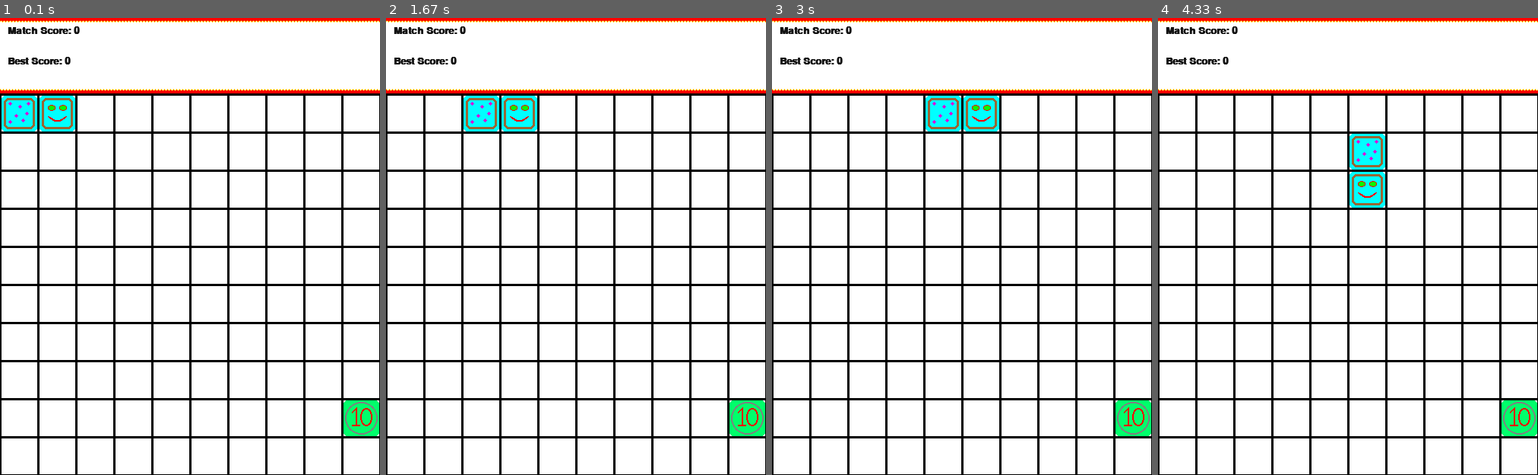
Above: before the commit, frames 1-4 (left to right).
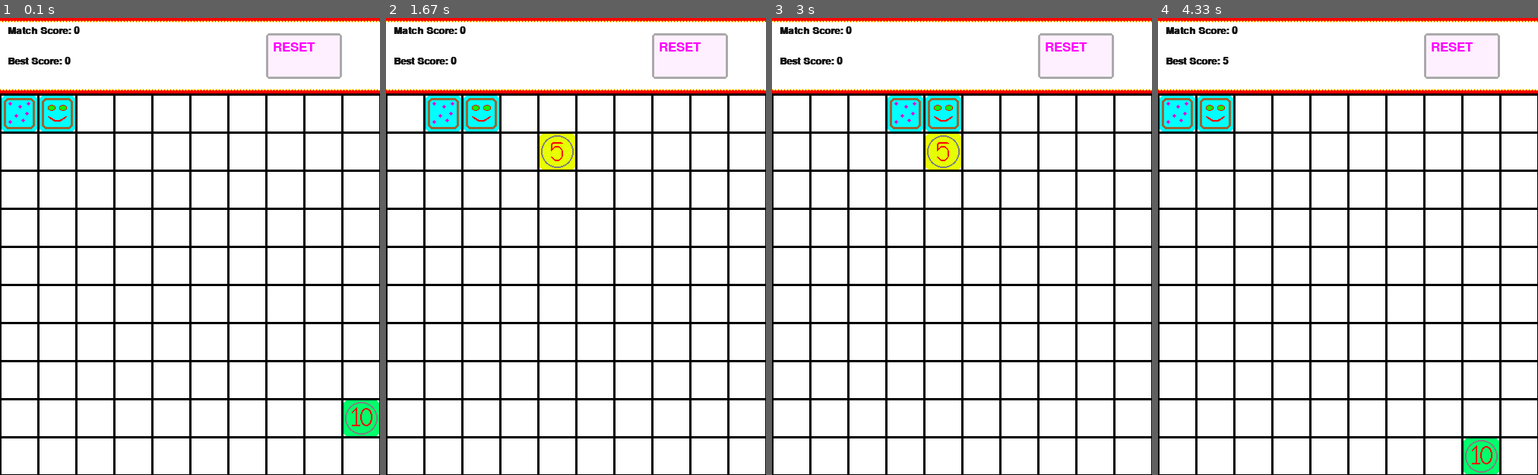
Above: after the commit, the same moments.

Repository: supernova-Z313/Snake_with_Pygame
Game: pygame game, started from warmup/main.py
The game is run twice, just before and just after one commit, with the same random seed, the same clock (stepped at 60 frames per second) and the same inputs.
Inputs (mouse positions are in pixels of both pictures, inside the frame that each line leads up to):
- Up to frame 1 (0.1 s): no input
- Up to frame 2 (1.67 s): click (690, 54) at 0.38 s, where only the run after the commit has a clickable "RESET"; click (690, 54) at 0.72 s, where only the run after the commit has a clickable "RESET"
- Up to frame 3 (3 s): no input
- Up to frame 4 (4.33 s): hold S 3.07-3.53 s; click (1462, 54) at 4.05 s, where only the run after the commit has a clickable "RESET"

The runs differ from the first frame. In frame 1, 0.4% of the frame differs, in the area x 70-90%, y 3-14%; in frame 2, 3.4%; in frame 3, 3.4%; in frame 4, 4.8%, in the area x 0-100%, y 3-100%.

Commit message:
alpha version

Diff:
--- a/warmup/main.py
+++ b/warmup/main.py
@@ -2,6 +2,7 @@
 import time
 from collections import deque
 from random import choice
+import os
 
 # ======================================================
 # Initialising pygame
@@ -14,6 +15,7 @@
 FPS = 30
 WITHE = (255, 255, 255)
 BLACK_M = (18, 18, 18)
+PERPEL = (255, 0, 255)
 WIDTH, HEIGHT = 500, 600
 DRAW_FIXER = 23
 game_map = [[50*x+25, 50*y+125] for x in range(10) for y in range(10)]
@@ -32,7 +34,10 @@
 apple_5 = pygame.image.load("./Assets/5.png")
 apple_10 = pygame.image.load("./Assets/10.png")
 apple_15 = pygame.image.load("./Assets/15.png")
+button = pygame.image.load("./Assets/button.png")
 setting_score = pygame.font.SysFont("comicsans", 20, bold=True, italic=False)
+setting_finish = pygame.font.SysFont("comicsans", 50, bold=True, italic=False)
+setting_reset = pygame.font.SysFont("comicsans", 25, bold=False, italic=False)
 
 # ======================================================
 # blit base image
@@ -41,8 +46,45 @@
 # ======================================================
 # game control func
 
-def play_again():
-	pass
+def playing(state, score, clock): # _again_and_state_and_score
+	f = open("score.txt", "r+")
+	if int(f.read()) < score:
+		f.close()
+		os.remove("score.txt")
+		f = open("score.txt", "a+")
+		f.write(str(score))
+
+	if state == 1:
+		state_text = setting_finish.render("YOU WIN!", 1, PERPEL)
+		win.blit(state_text, (125, 290))
+	elif state == 2:
+		return True
+	else:
+		state_text = setting_finish.render("YOU LOSE...", 1, PERPEL)
+		win.blit(state_text, (100, 290))
+
+	command = True
+	rreset_ch = False
+
+	while command:
+		clock.tick(FPS)
+		mouse = pygame.mouse.get_pos()
+		for event in pygame.event.get():
+			if event.type == pygame.QUIT:
+				command = False
+				break
+			if event.type == pygame.MOUSEBUTTONDOWN:
+				# print(mouse[0], mouse[1])
+				if 353 < mouse[0] < 447 and 23 < mouse[1] < 77:
+					command = False
+					rreset_ch = True
+					break
+		pygame.display.update()
+
+	if rreset_ch:
+		return True
+	else:
+		return False
 
 # ======================================================
 # handleing movment
@@ -67,8 +109,11 @@
 	win.fill(WITHE)
 	win.blit(top_1, (0, 0))
 	win.blit(top_2, (0, 93))
+	win.blit(button, (350, 20))
 	match_score = setting_score.render(f"Match Score: {score}", 1, BLACK_M)
 	best_score = setting_score.render(f"Best Score: {best_score_saved}", 1, BLACK_M)
+	reset_text = setting_reset.render(f"RESET", 1, PERPEL)
+	win.blit(reset_text, (359, 30))
 	win.blit(match_score, (10, 10))
 	win.blit(best_score, (10, 50))
 	for i in range(11):
@@ -114,11 +159,14 @@
 	while game:
 		run = True
 		score = 0
-		state = False
-		with open("score.txt", "a+") as f:
+		state = 0
+		f = open("score.txt", "a+")
+		f.close()
+		with open("score.txt", "r+") as f:
 			best_score_saved = f.read()
 			if best_score_saved == "":
 				best_score_saved = 0
+				f.write("0")
 			else:
 				best_score_saved = int(best_score_saved)
 
@@ -142,10 +190,20 @@
 		move_counter = 0
 		while run:
 			clock.tick(FPS)
+
+			mouse = pygame.mouse.get_pos()
 			for event in pygame.event.get():
 				if event.type == pygame.QUIT:
 					run = False
+					game = False
 					break
+				if event.type == pygame.MOUSEBUTTONDOWN:
+					# print(mouse[0], mouse[1])  350 20
+					if 353 < mouse[0] < 447 and 23 < mouse[1] < 77:
+						run = False
+						state = 2
+						break
+
 
 			keys_pressed = pygame.key.get_pressed()
 			user_direction = handel_movment(keys_pressed, user_direction)
@@ -175,7 +233,7 @@
 					add_to_end =True
 					if len(body) + 2 == 100:
 						run = False
-						state = True
+						state = 1
 						break
 					apple = new_apple(game_map, body, [head, head_c])
 
@@ -217,8 +275,8 @@
 
 			draw_game_win(head, body, apple, score, best_score_saved)
 
-		break
-		# play_again_and_state_and_score()
+		if game:
+			game = playing(state, score, clock)
 
 	pygame.quit()
 
